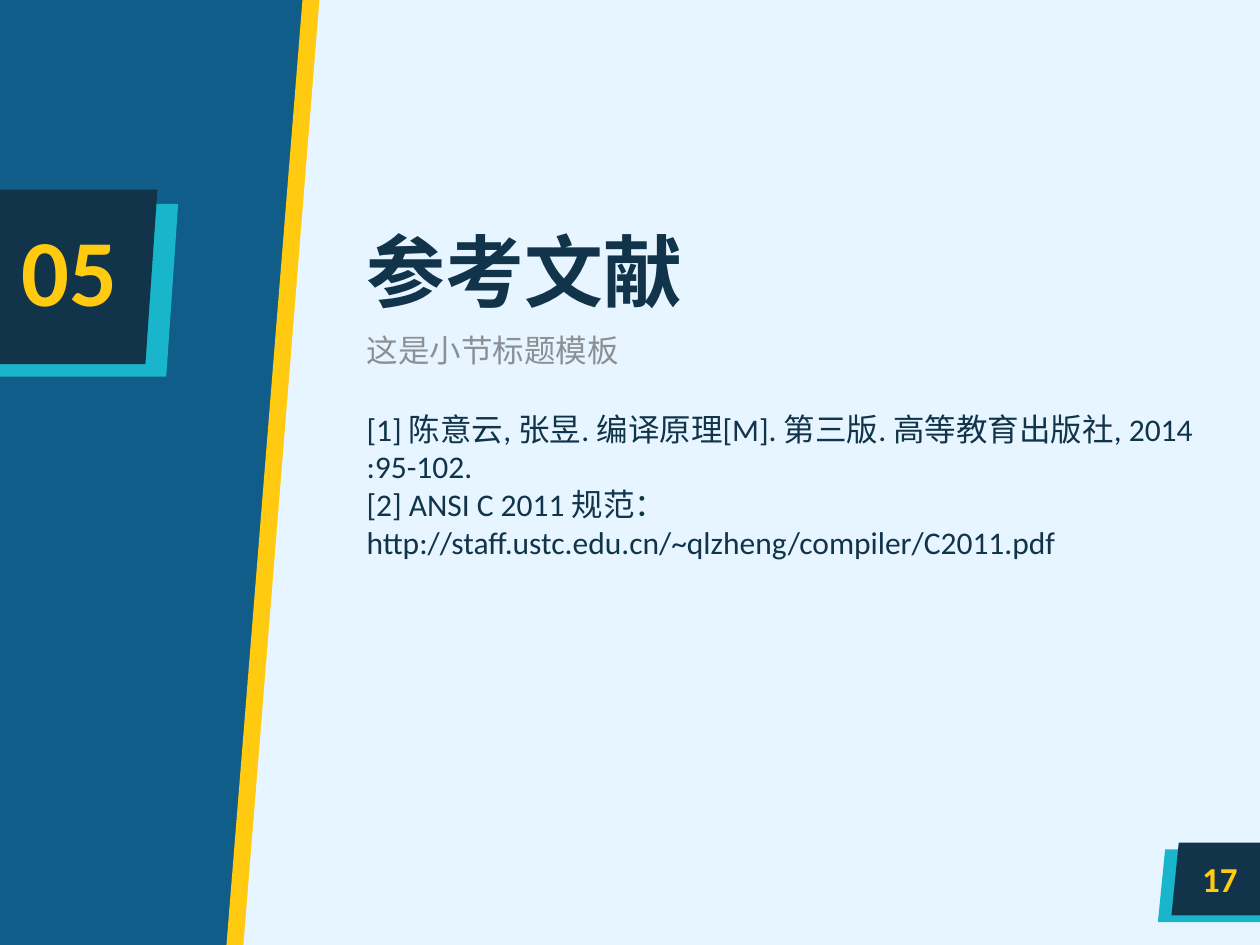
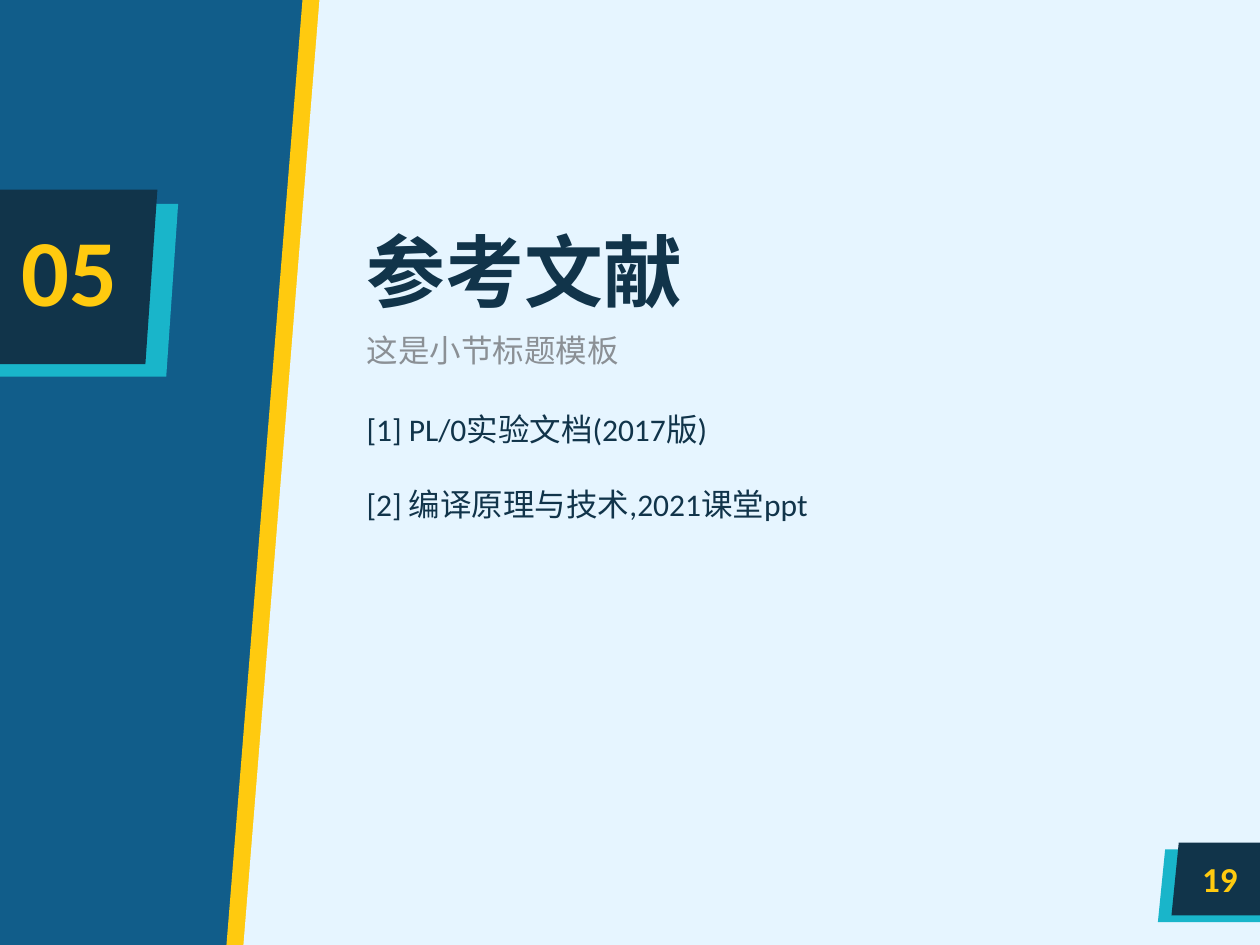
Before and after one commit to ShaofengWu123/compiler_lab2, a slide deck: slide 19 of report/编译原理实验二.pptx (slide 17 before the commit). Drawn at 1260x945 pixels with LibreOffice and Linux fonts; fonts in the diff are those of the drawing; background and template pictures are left out. Boxes give left, top, right and bottom in pixels: in the first picture for what was removed or moved away, otherwise in the second. Text is boxed around its words. In the diff, an @@ line names an element or a change of style, - is before the commit and + after.

Commit message:
update ppt

```diff
--- a/report/编译原理实验二.pptx
+++ b/report/编译原理实验二.pptx
@@ text at [367,414,808,521]: text changed @@
-[1] 陈意云, 张昱. 编译原理[M]. 第三版. 高等教育出版社, 2014 :95-102.
-[2] ANSI C 2011 规范：
-http://staff.ustc.edu.cn/~qlzheng/compiler/C2011.pdf
+[1] PL/0实验文档(2017版)
+[2] 编译原理与技术,2021课堂ppt
@@ page number at [1202,869,1237,892]: text changed @@
-17
+19
```
Also in this commit, not shown: 3 other slides changed, 2 slides added, 2 other files.
